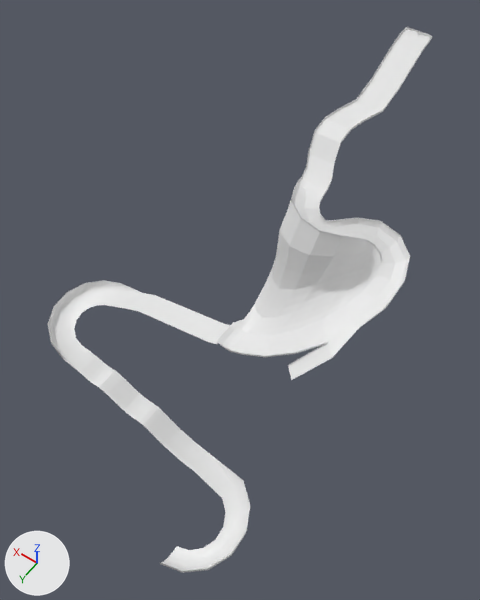
The FBX model Assets/Models/Environments/MainStreetV01/MainStreet_1_V02.fbx, before and after one commit.
The view is the same before and after, from a 50 mm camera at (-180.0, 511.0, 303.0) aimed at (45.0, 195.0, -193.0). The lights are fixed; the arrows at lower left show +X, +Y and +Z. Where no turn or scale is listed for an object, it has been applied to the vertices. Vertices at the same position are counted once.

The first picture shows 'MainCourse', 'MainCourse_Fence'.
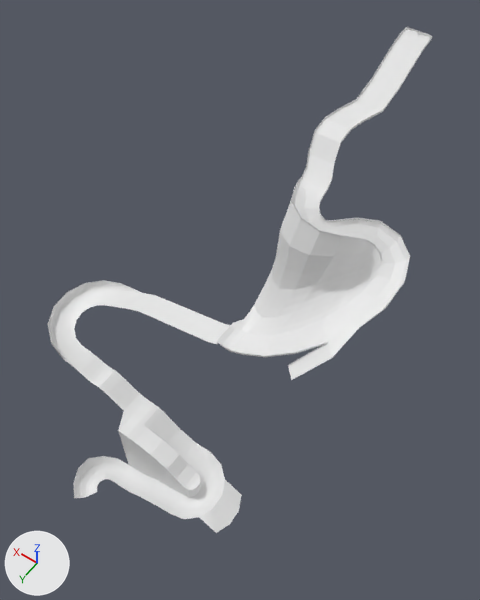
Changed parts and their boxes [x1, y1, x2, y2] in the pictures (480 x 600 px):
'MainCourse', reshaped (7% shorter)
    before: [48, 30, 431, 573]
    after: [48, 30, 431, 533]
part 1 of me_firstdrop, built on
    before: [160, 443, 250, 573]
    after: [73, 411, 242, 533]

The change, as a list of edits to the scene's bpy script:
```text
Change me_firstdrop:
    used by ob_maincourse; location = (0.0, 0.0, 0.0)
    remove me_firstdrop.from_pydata(...)  # 661 vertices, 635 faces; spans x -88.0..222.0, y -2.0..399.0, z -355.0..0.0
    remove me_firstdrop.materials.append(mat_material)  # white #e7e7e7
    add me_firstdrop.from_pydata(...)  # 743 vertices, 713 faces; spans x -88.0..222.0, y -2.0..396.0, z -372.0..0.0
    me_firstdrop part 1
    43 vertices are removed from x -61.0..12.0, y 291.0..399.0, z -355.0..-315.0
    38 faces are deleted
    2 vertices move from x -26.0..-23.0, y 308.0..313.0, z -331.0..-330.0 to x 3.0..5.0, y 306.0..311.0, z -325.0
    99 vertices are added at x -41.0..126.0, y 291.0..396.0, z -371.0..-290.0
    5 new vertices lie (-12.0, 0.0, 4.0) away from vertices in x 80.0, y 335.0..359.0, z -370.0..-366.0
    5 new vertices lie (12.0, 0.0, -2.0) away from vertices in x 80.0, y 335.0..359.0, z -370.0..-366.0
    5 new vertices lie (10.0, 0.0, -3.0) away from vertices in x 12.0, y 335.0..359.0, z -340.0..-333.0
    6 new vertices lie (0.0, 19.0, 0.0) away from vertices in x 12.0..77.0, y 315.0, z -318.0..-292.0
    116 new faces join them
```
